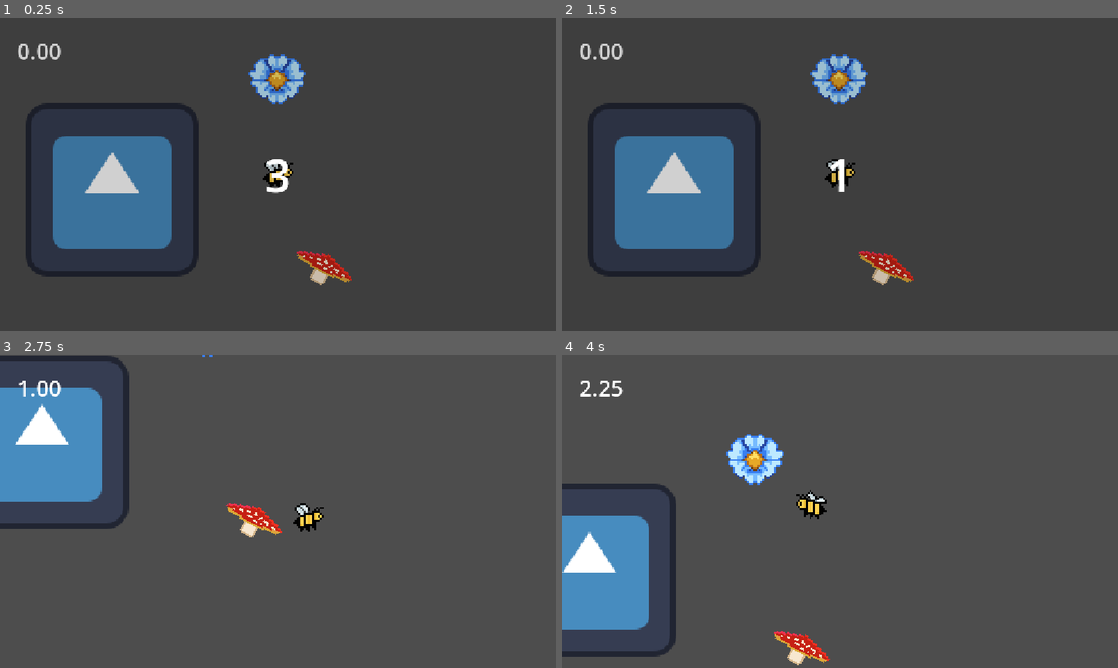
Above: before the commit, frames 1-4 (two rows, left to right).
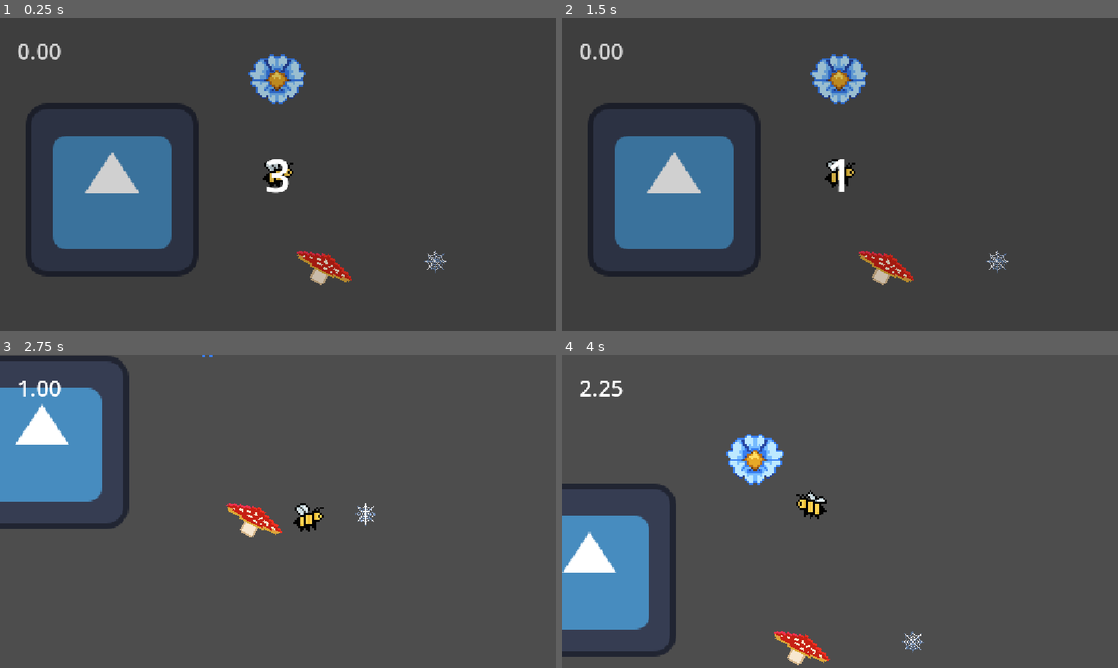
Above: after the commit, the same moments.

Repository: futurefleagames-lab/bee-line
Game: Godot game, scene res://scenes/levels/level_test.tscn
The game is run twice, just before and just after one commit, with the same random seed, the same clock (stepped at 60 frames per second) and the same inputs. This scene is started directly instead of the project's main scene. The engine's default icon, where the game draws it, is replaced by a stand-in: a white triangle on a blue panel in a dark square.
Inputs (mouse positions are in pixels of both pictures, inside the frame that each line leads up to):
- Up to frame 1 (0.25 s): no input
- Up to frame 2 (1.5 s): tap Enter at 0.5 s; move the mouse to (962, 158) at 0.52 s; hold D (right) 0.53-1.28 s; tap Space (dash) at 0.6, 1.35 s; click (962, 158) at 0.67 s; move the mouse to (728, 190) at 1.27 s; hold S (down) from 1.28 s (still down)
- Up to frame 3 (2.75 s): move the mouse to (333, 442) at 2.02 s; release S (down) at 2.03 s; hold D (right) from 2.03 s (still down); tap Space (dash) at 2.1 s
- Up to frame 4 (4 s): move the mouse to (812, 574) at 2.77 s; release D (right) at 2.78 s; hold W (up) 2.78-3.53 s; tap Space (dash) at 2.85, 3.6 s; click (812, 574) at 2.92 s; move the mouse to (1006, 558) at 3.52 s; hold A (left) from 3.53 s (still down)

The runs differ from the first frame. In frame 1, less than 0.1% of the frame differs, in the area x 76-81%, y 74-82%; in frame 2, less than 0.1%; in frame 3, less than 0.1%; in frame 4, less than 0.1%.

Commit message:
spider web commit

Diff:
--- a/scenes/levels/level_test.tscn
+++ b/scenes/levels/level_test.tscn
@@ -7,6 +7,7 @@
 [ext_resource type="PackedScene" uid="uid://7vpd2ca3xg1b" path="res://scenes/obstacles/block.tscn" id="6_uh3ll"]
 [ext_resource type="PackedScene" uid="uid://dws01echp05jd" path="res://scenes/menus/level_complete.tscn" id="7_4lw2e"]
 [ext_resource type="PackedScene" uid="uid://cdymfssea7445" path="res://scenes/obstacles/mushroom.tscn" id="7_bqmi1"]
+[ext_resource type="PackedScene" uid="uid://c7xdiwkig2m56" path="res://scenes/obstacles/spider_web.tscn" id="8_bqmi1"]
 
 [node name="LevelTemplate" type="Node2D" unique_id=482096296]
 script = ExtResource("1_4ptlp")
@@ -30,3 +31,6 @@
 [node name="Mushroom" parent="." unique_id=1191107152 instance=ExtResource("7_bqmi1")]
 position = Vector2(232.99997, 488.00006)
 rotation = 0.4660029
+
+[node name="SpiderWeb" parent="." unique_id=1463187221 instance=ExtResource("8_bqmi1")]
+position = Vector2(817, 452)
--- /dev/null
+++ b/scenes/obstacles/spider_web.tscn
@@ -0,0 +1,17 @@
+[gd_scene format=3 uid="uid://c7xdiwkig2m56"]
+
+[ext_resource type="Script" uid="uid://ffjmqtnc6c1k" path="res://scripts/obstacles/spider_web.gd" id="1_rr8ms"]
+[ext_resource type="Texture2D" uid="uid://bbif76ods8fg" path="res://assets/web.png" id="2_fbefo"]
+
+[sub_resource type="RectangleShape2D" id="RectangleShape2D_h2dea"]
+size = Vector2(120, 120)
+
+[node name="SpiderWeb" type="Area2D" unique_id=1463187221]
+script = ExtResource("1_rr8ms")
+
+[node name="CollisionShape2D" type="CollisionShape2D" parent="." unique_id=300929220]
+shape = SubResource("RectangleShape2D_h2dea")
+
+[node name="Sprite2D" type="Sprite2D" parent="." unique_id=1265944158]
+scale = Vector2(0.1, 0.1)
+texture = ExtResource("2_fbefo")
--- /dev/null
+++ b/scripts/obstacles/spider_web.gd
@@ -0,0 +1,28 @@
+extends Area2D
+
+@export var trap_duration: float = 1.5
+
+
+func _ready() -> void:
+	body_entered.connect(_on_body_entered)
+
+
+func _on_body_entered(body: Node2D) -> void:
+	if not (body is CharacterBody2D and body.name == "Bee"):
+		return
+
+	var bee := body as CharacterBody2D
+
+	if not bee.is_physics_processing():
+		return
+
+	# Stop the bee
+	bee.velocity = Vector2.ZERO
+	bee.set_physics_process(false)
+
+	# Wait 1.5 seconds
+	await get_tree().create_timer(trap_duration).timeout
+
+	# Release the bee
+	if is_instance_valid(bee):
+		bee.set_physics_process(true)
Binary file added: assets/web.png
Not shown, added: assets/web.png.import
Not shown, added: scripts/obstacles/spider_web.gd.uid
